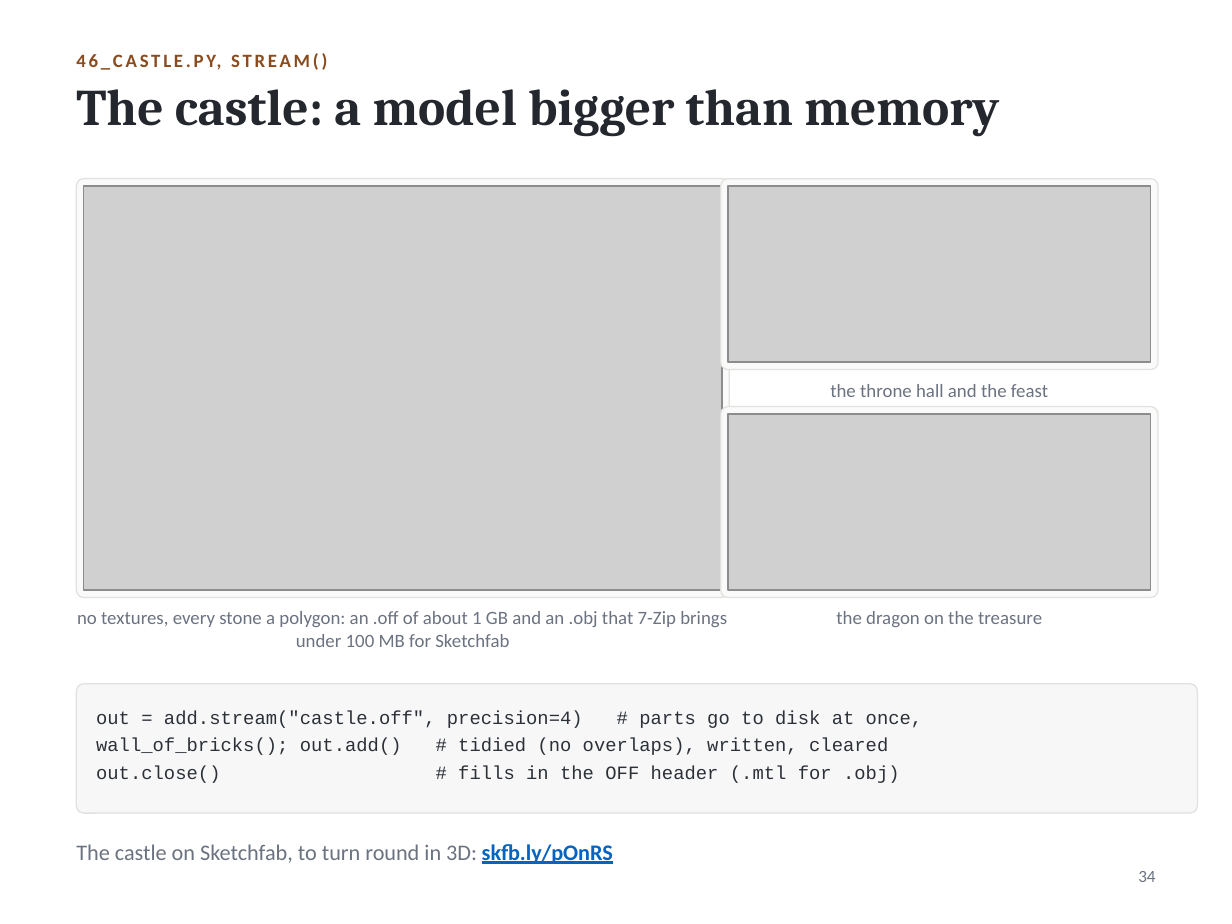
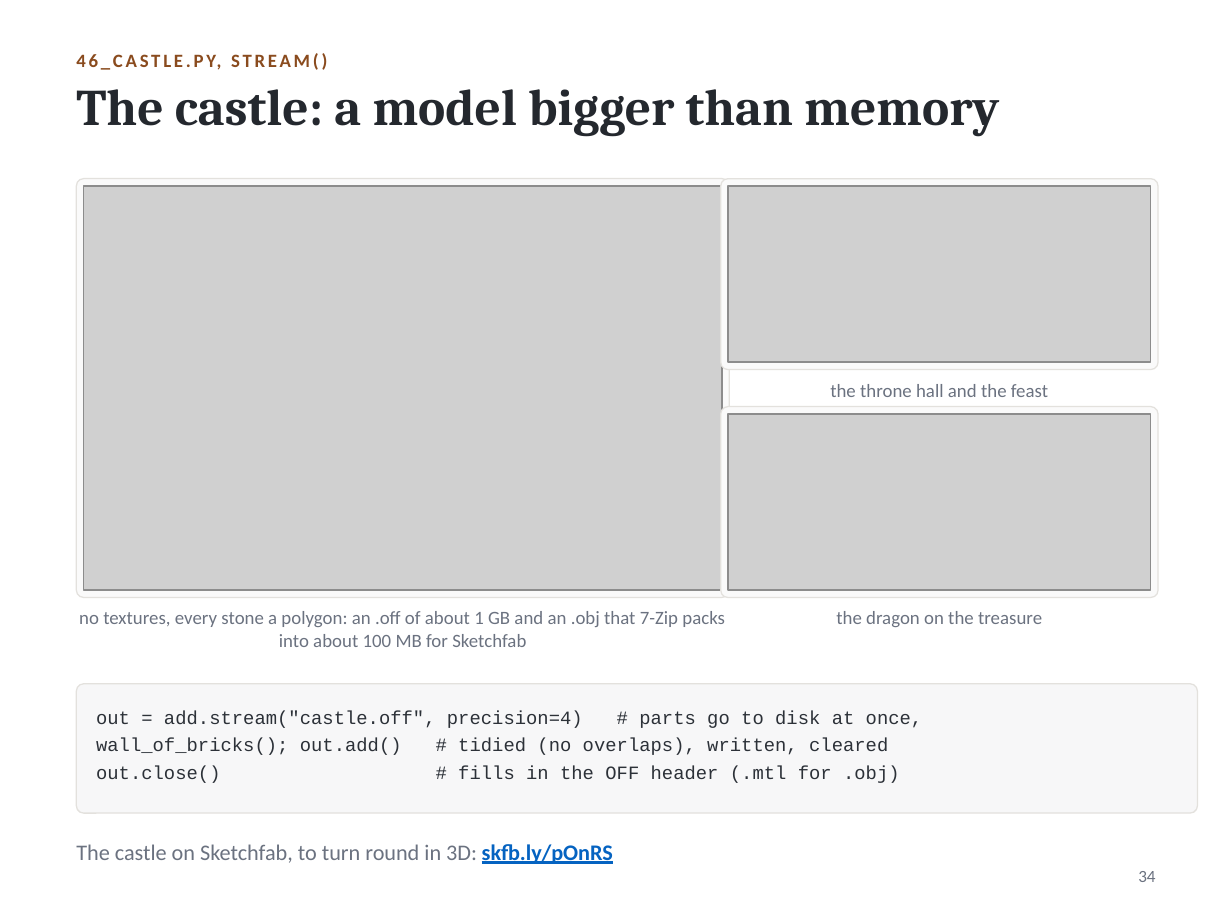
Before and after one commit to akatasis/add3d, a slide deck: slide 35 of slides/add_py_2026_en.pptx. Drawn at 1232x924 pixels with LibreOffice and Linux fonts; fonts in the diff are those of the drawing; grey boxes stand for pictures. Boxes give left, top, right and bottom in pixels: in the first picture for what was removed or moved away, otherwise in the second. Text is boxed around its words. In the diff, an @@ line names an element or a change of style, - is before the commit and + after.

```diff
--- a/slides/add_py_2026_en.pptx
+++ b/slides/add_py_2026_en.pptx
@@ text at [79, 611, 725, 647]: text changed @@
-no textures, every stone a polygon: an .off of about 1 GB and an .obj that 7-Zip brings under 100 MB for Sketchfab
+no textures, every stone a polygon: an .off of about 1 GB and an .obj that 7-Zip packs into about 100 MB for Sketchfab
```
Also in this commit, not shown: 1 other slide changed, 30 other files.
